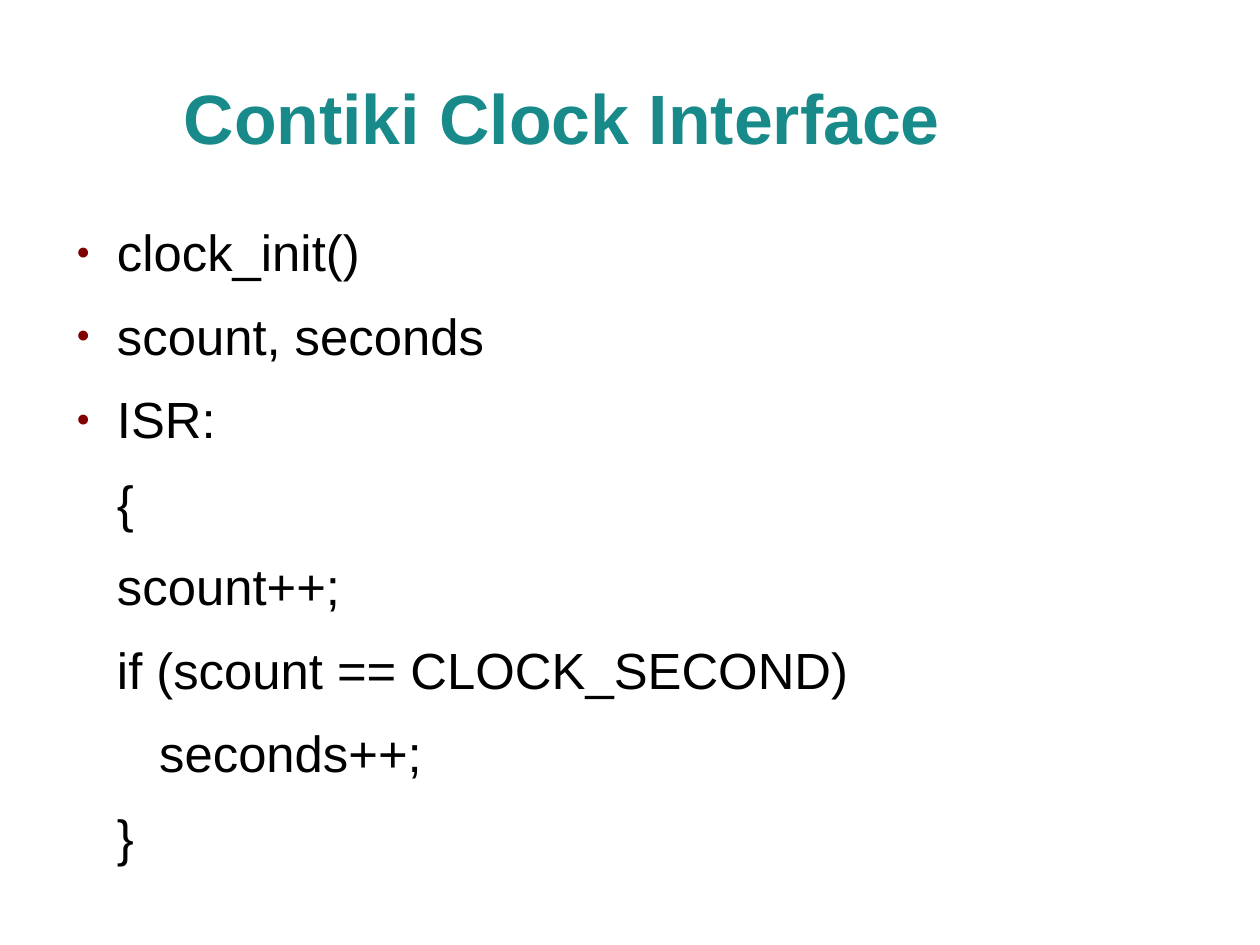
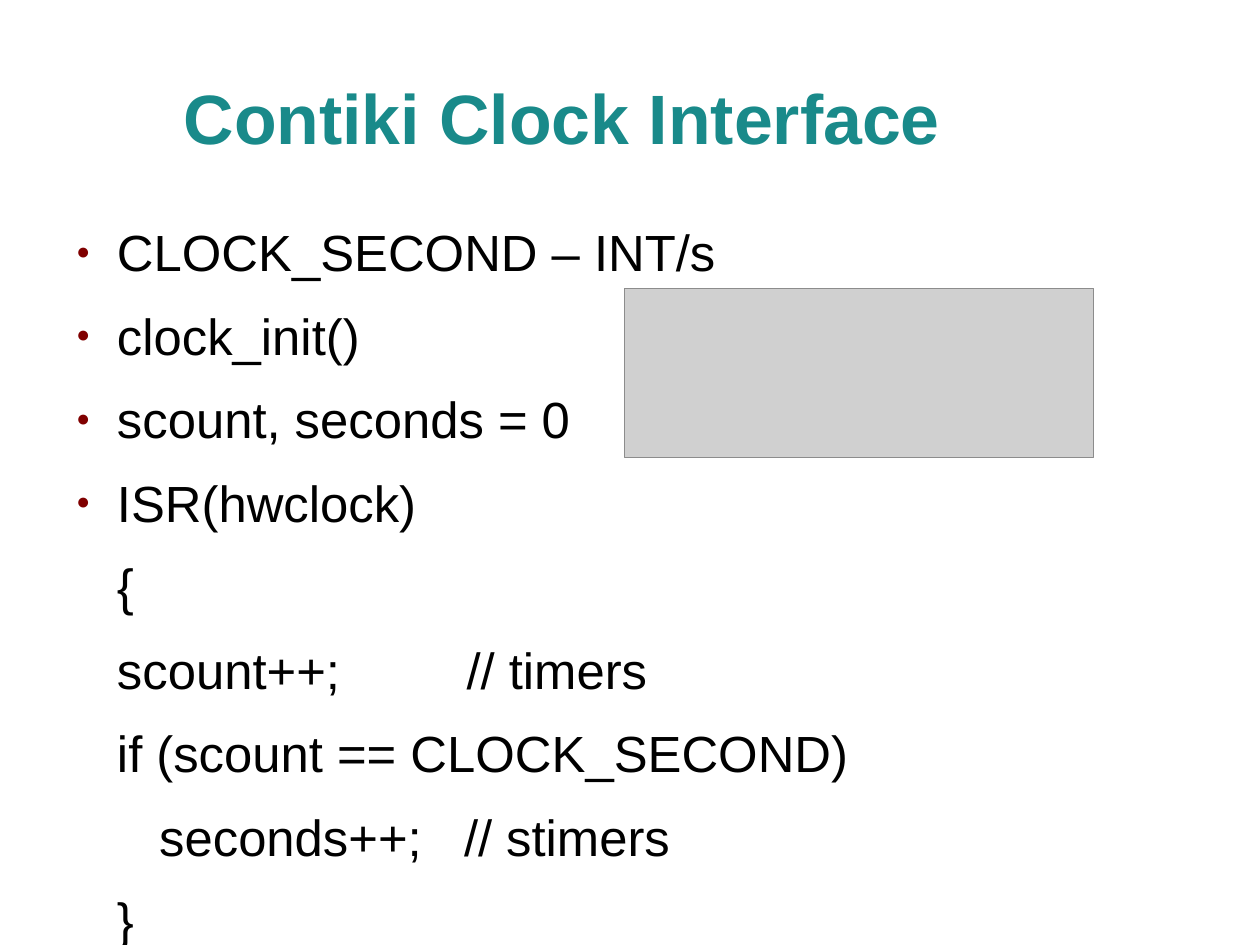
Before and after one commit to jlusticky/Bachelor-thesis, a slide deck: slide 10 of kolloquium/kolloquium.odp. Drawn at 1260x945 pixels with LibreOffice and Linux fonts; fonts in the diff are those of the drawing; grey boxes stand for pictures; background and template pictures are left out. Boxes give left, top, right and bottom in pixels: in the first picture for what was removed or moved away, otherwise in the second. Text is boxed around its words. In the diff, an @@ line names an element or a change of style, - is before the commit and + after.

Commit message:
kolloquium clock

```diff
--- a/kolloquium/kolloquium.odp
+++ b/kolloquium/kolloquium.odp
@@ text at (x1=117, y1=234, x2=715, y2=281): paragraph added @@
+● CLOCK_SECOND – INT/s
@@ picture added at (x1=624, y1=288, x2=1093, y2=457) @@
@@ text at (x1=117, y1=401, x2=570, y2=532): text changed @@
-● scount, seconds
-● ISR:
+● scount, seconds = 0
+● ISR(hwclock)
@@ text at (x1=117, y1=652, x2=647, y2=696): text changed @@
-scount++;
+scount++; // timers
@@ text at (x1=159, y1=819, x2=670, y2=863): text changed @@
-seconds++;
+seconds++; // stimers
```
Also in this commit, not shown: 1 other slide changed, 2 slides added, 3 other files.
